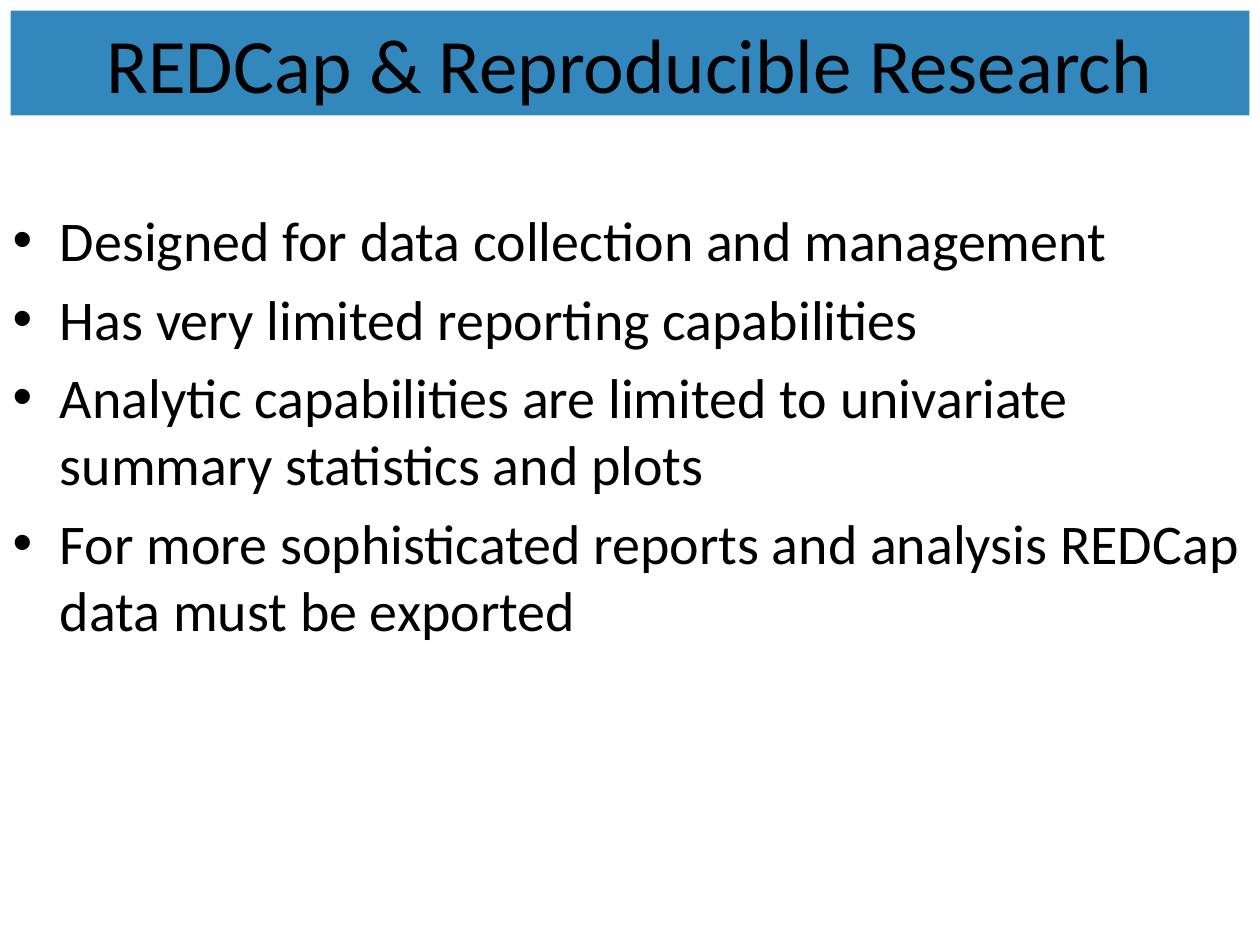
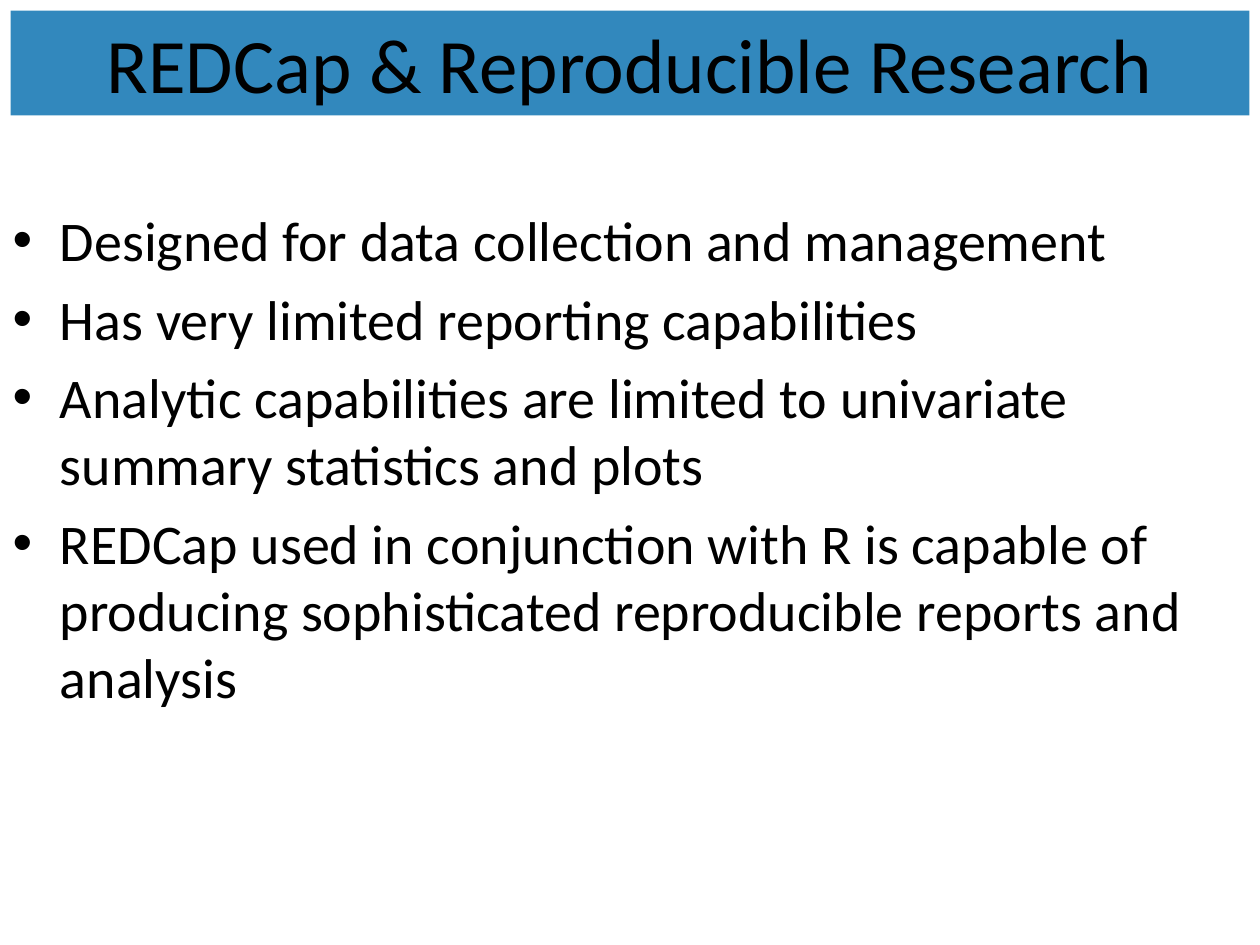
Before and after one commit to OuhscBbmc/RedcapExamplesAndPatterns, a slide deck: slide 8 of Publications/Presentation2014-04-07-MIECHV Paper Discussion/REDCapR.pptx (slide 7 before the commit). Drawn at 1260x945 pixels with LibreOffice and Linux fonts; fonts in the diff are those of the drawing. Boxes give left, top, right and bottom in pixels: in the first picture for what was removed or moved away, otherwise in the second. Text is boxed around its words. In the diff, an @@ line names an element or a change of style, - is before the commit and + after.

```diff
--- a/Publications/Presentation2014-04-07-MIECHV Paper Discussion/REDCapR.pptx
+++ b/Publications/Presentation2014-04-07-MIECHV Paper Discussion/REDCapR.pptx
@@ text at (x1=60, y1=525, x2=1181, y2=707): text changed @@
-• For more sophisticated reports and analysis REDCap data must be exported
+• REDCap used in conjunction with R is capable of producing sophisticated reproducible reports and analysis
```
Also in this commit, not shown: 1 slide added.
